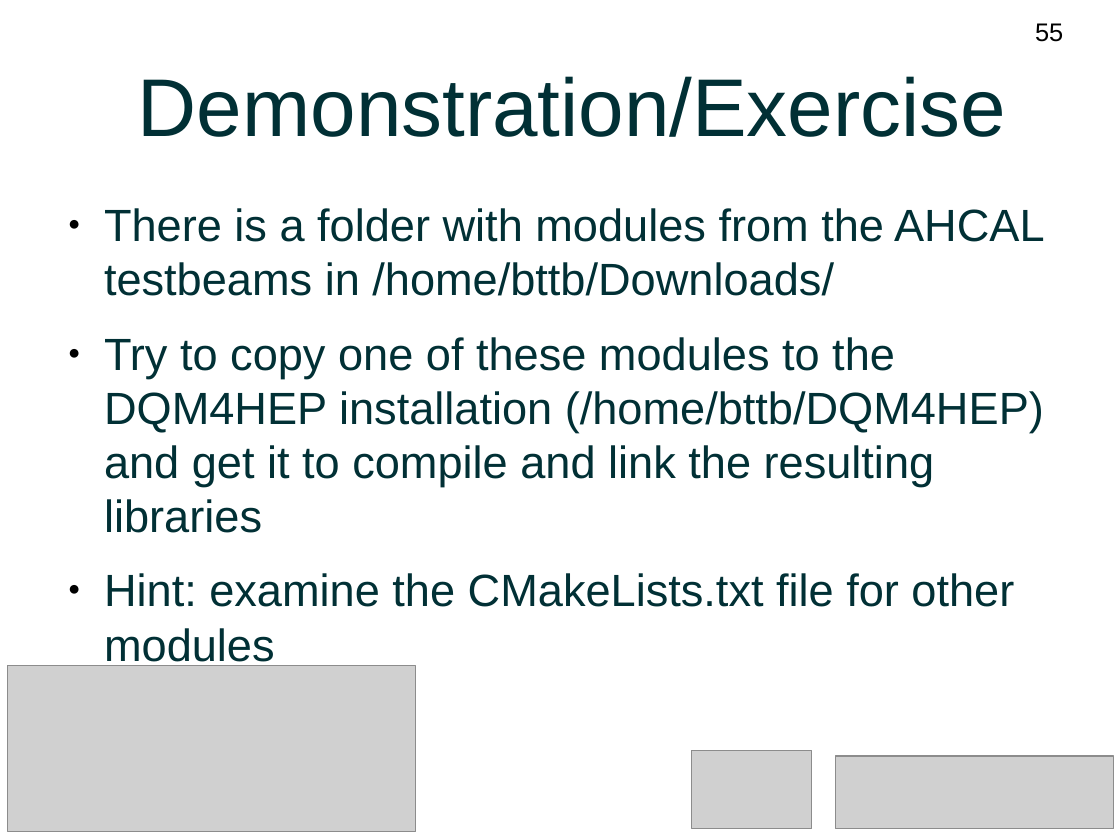
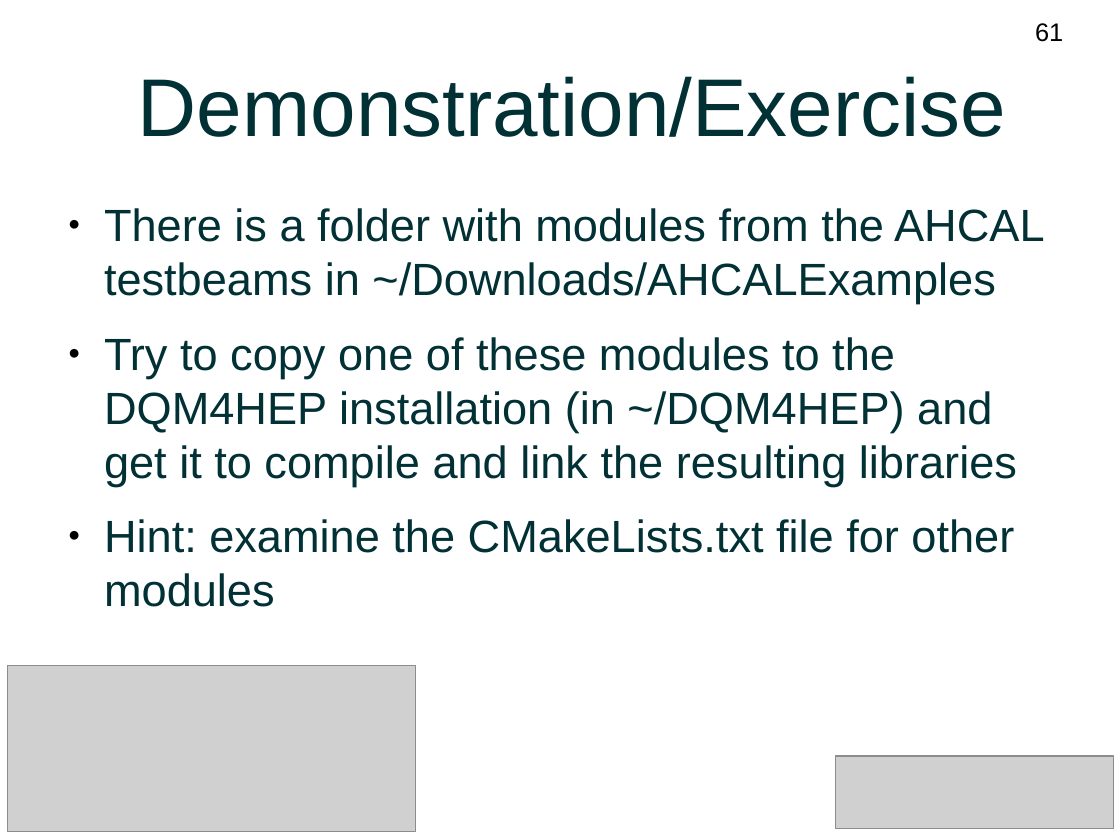
Before and after one commit to DQM4HEP/DQM4HEP-Workshop, a slide deck: slide 61 of BTTB2017-materials/Tutorial.odp (slide 55 before the commit). Drawn at 1120x840 pixels with LibreOffice and Linux fonts; fonts in the diff are those of the drawing; grey boxes stand for pictures. Boxes give left, top, right and bottom in pixels: in the first picture for what was removed or moved away, otherwise in the second. Text is boxed around its words. In the diff, an @@ line names an element or a change of style, - is before the commit and + after.

```diff
--- a/BTTB2017-materials/Tutorial.odp
+++ b/BTTB2017-materials/Tutorial.odp
@@ page number at box(1035, 23, 1063, 42): text changed @@
-55
+61
@@ text at box(104, 208, 1045, 487): text changed @@
-● There is a folder with modules from the AHCAL testbeams in /home/bttb/Downloads/
-● Try to copy one of these modules to the DQM4HEP installation (/home/bttb/DQM4HEP) and get it to compile and link the resulting libraries
+● There is a folder with modules from the AHCAL testbeams in ~/Downloads/AHCALExamples
+● Try to copy one of these modules to the DQM4HEP installation (in ~/DQM4HEP) and get it to compile and link the resulting libraries
@@ picture removed at box(692, 751, 812, 829) @@
```
Also in this commit, not shown: 61 other slides changed, 7 slides added, 1 slide removed.
